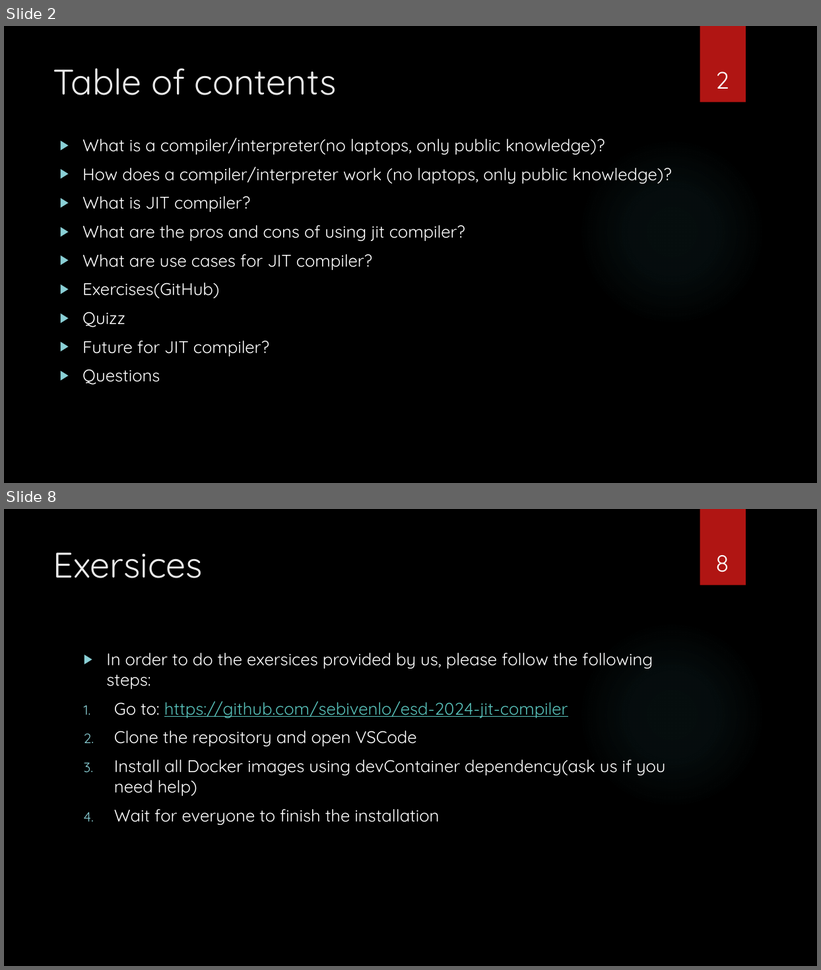
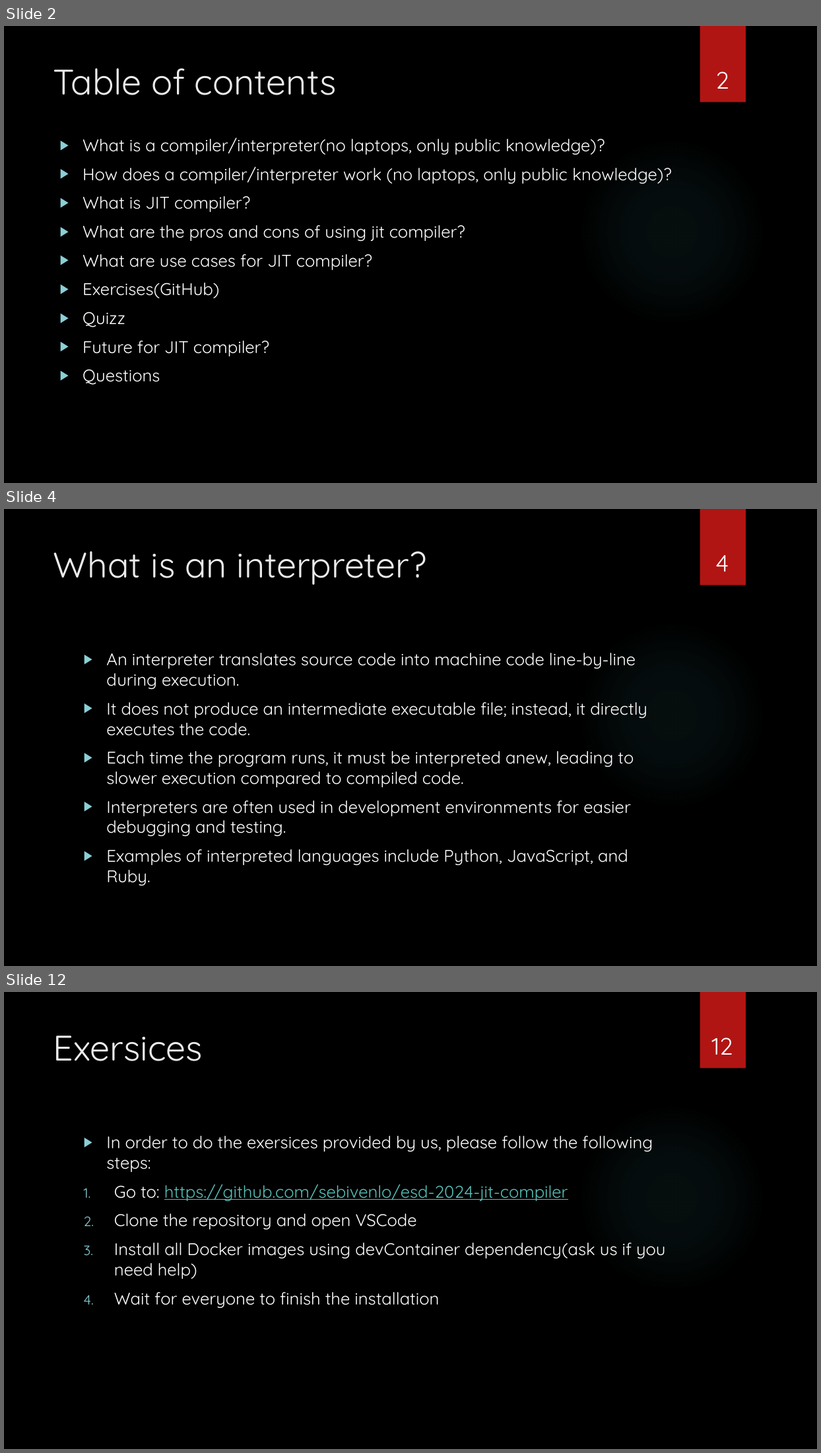
Before and after one commit to sebivenlo/esd-2024-jit-compiler, a slide deck: documents/presentation/presentation jit compiler.pptx. Shown one above the other, each under a label of ours: slides 2 and 8 before the commit, slides 2, 4 and 12 after it; the slides between them are not shown. The pictures are 821x970 and 821x1453 pixels, drawn with LibreOffice and Linux fonts; fonts in the diff are those of the drawing; background and template pictures are left out. Boxes give left, top, right and bottom in pixels: in the first picture for what was removed or moved away, otherwise in the second. Text is boxed around its words. In the diff, an @@ line names an element or a change of style, - is before the commit and + after.

```diff
--- a/documents/presentation/presentation jit compiler.pptx
+++ b/documents/presentation/presentation jit compiler.pptx
@@ slide 4 added at <box>4,509,817,966</box>, background picture (left out); not listed: 2 template elements that a slide beside it also shows @@
@@ title added at <box>54,551,427,585</box>, 42 pt, text #EBEBEB @@
+What is an interpreter?
@@ page number added at <box>715,555,729,572</box>, 28 pt, text #FFFFFF @@
+4
@@ text added at <box>106,653,648,886</box>, 20 pt, text #FFFFFF @@
+▶ An interpreter translates source code into machine code line-by-line during execution.
+▶ It does not produce an intermediate executable file; instead, it directly executes the code.
+▶ Each time the program runs, it must be interpreted anew, leading to slower execution compared to compiled code.
+▶ Interpreters are often used in development environments for easier debugging and testing.
+▶ Examples of interpreted languages include Python, JavaScript, and Ruby.
@@ what was slide 8 is now slide 12 @@
@@ page number at <box>712,1038,733,1055</box>: text changed @@
-8
+12
```
Also in this commit, not shown: 7 slides changed, 3 other slides added, 4 other files.
